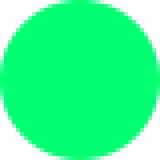
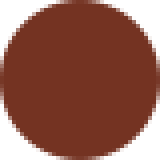
Layers edited between the first and the second 160 x 160 image:
painted on "Ellipse 1" over (x1=0, y1=0, x2=160, y2=160)
